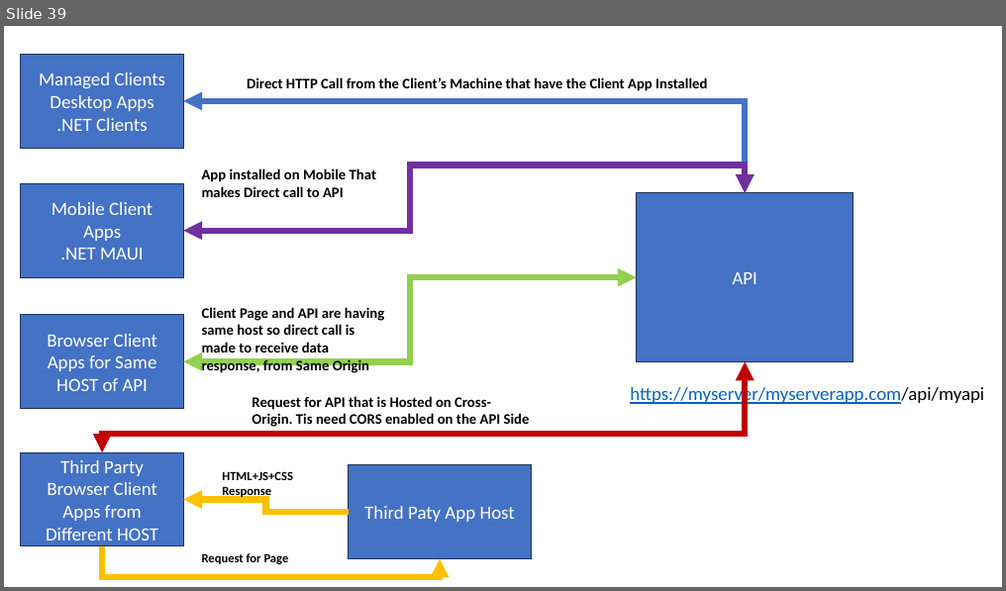
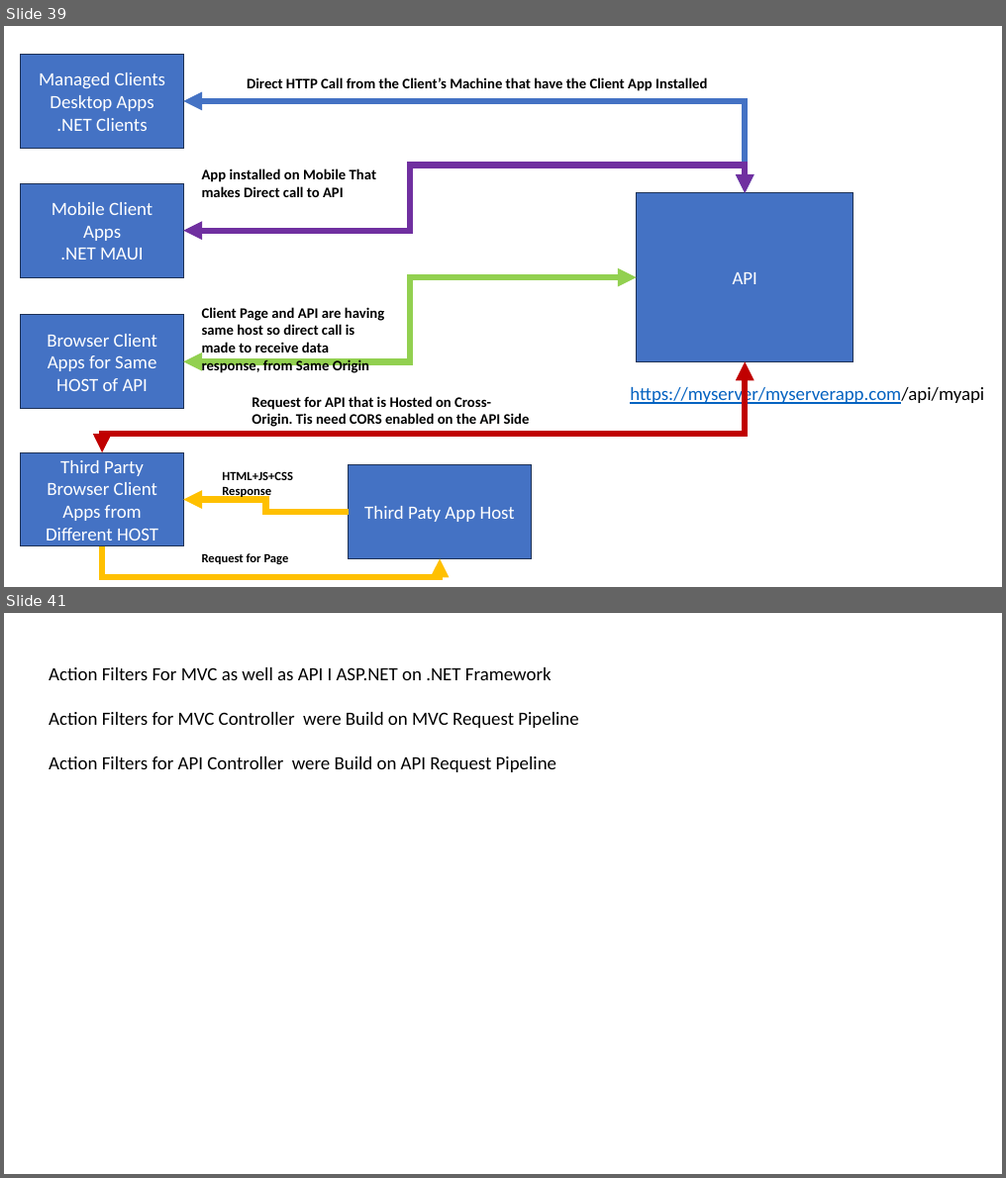
Before and after one commit to maheshsabnis/capita_sept_2023_Oct, a slide deck: Images.pptx. Shown one above the other, each under a label of ours: slide 39 before the commit, slides 39 and 41 after it; the slides between them are not shown. The pictures are 1006x591 and 1006x1178 pixels, drawn with LibreOffice and Linux fonts; fonts in the diff are those of the drawing. Boxes give left, top, right and bottom in pixels: in the first picture for what was removed or moved away, otherwise in the second. Text is boxed around its words. In the diff, an @@ line names an element or a change of style, - is before the commit and + after.

```diff
--- a/Images.pptx
+++ b/Images.pptx
@@ slide 41 added at bbox=[4, 613, 1002, 1174], background #FFFFFF @@
@@ text added at bbox=[49, 667, 578, 772], 18 pt, text #000000 @@
+Action Filters For MVC as well as API I ASP.NET on .NET Framework
+Action Filters for MVC Controller were Build on MVC Request Pipeline
+Action Filters for API Controller were Build on API Request Pipeline
```
Also in this commit, not shown: 5 other slides added, 6 other files.
